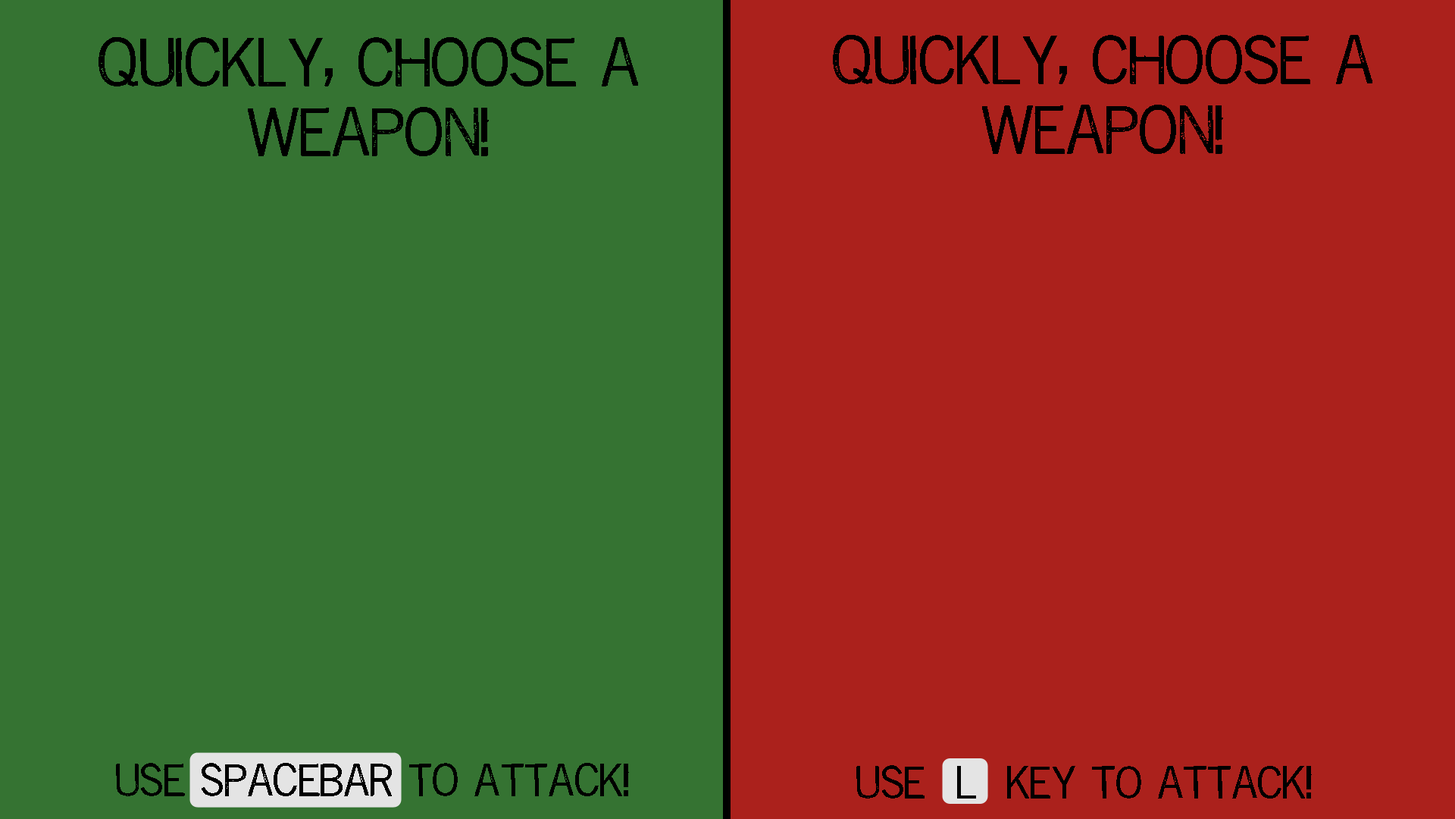
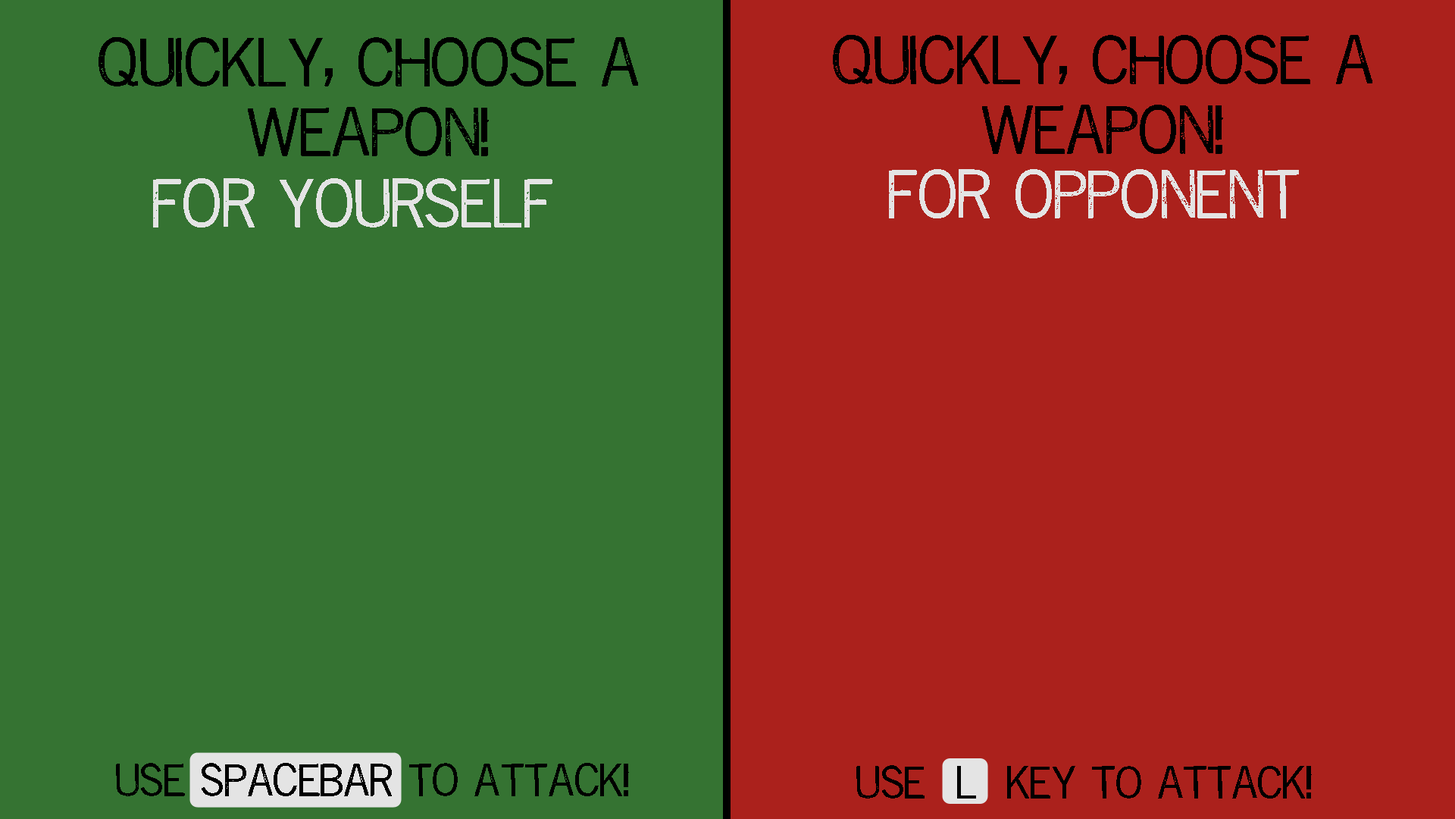
Before/after of a 1455 × 819 layered artwork. What changed in the layer stack:
added layer "for opponent copy" above "for yourself copy" over box(889, 169, 1300, 219)
added layer "for yourself copy" above "for opponent" over box(153, 178, 553, 228)
added layer "for opponent" above "for yourself" over box(889, 169, 1300, 219)
added layer "for yourself" above "quickly, choose a weapon!" over box(153, 178, 553, 228)
